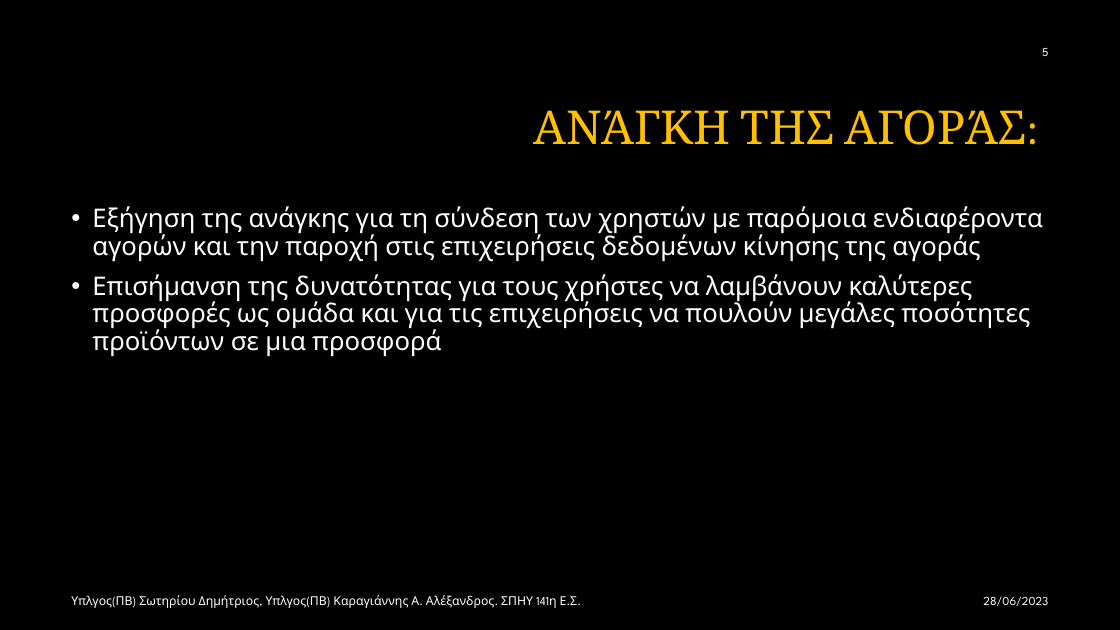
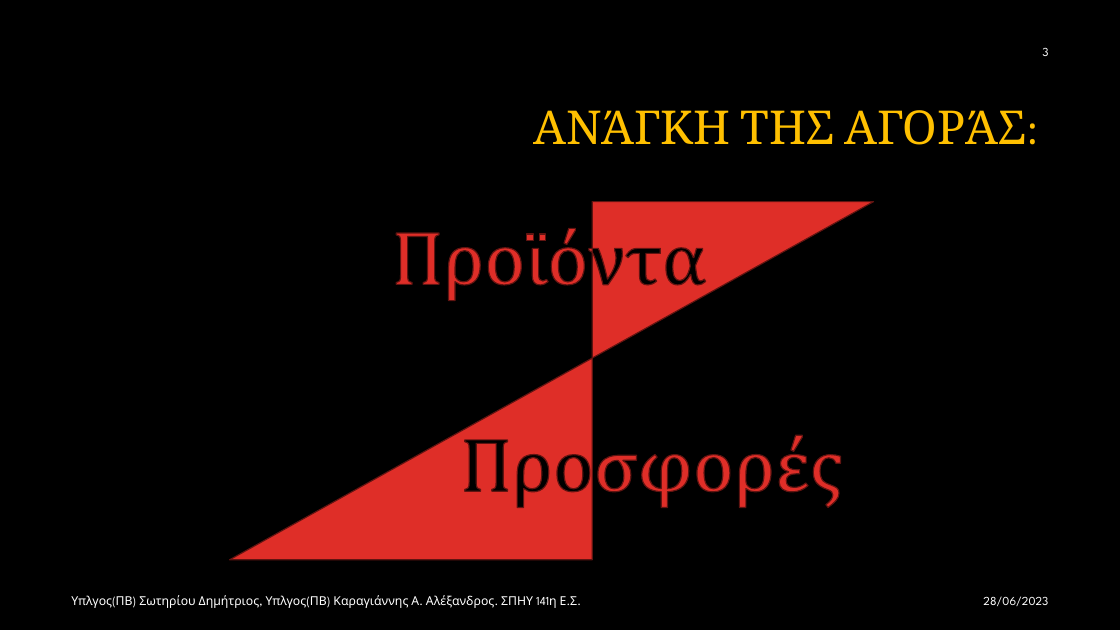
Before and after one commit to Alan-III/GroupBuy, a slide deck: slide 5 of GroupBuy.pptx. Drawn at 1120x630 pixels with LibreOffice and Linux fonts; fonts in the diff are those of the drawing; background and template pictures are left out. Boxes give left, top, right and bottom in pixels: in the first picture for what was removed or moved away, otherwise in the second. Text is boxed around its words. In the diff, an @@ line names an element or a change of style, - is before the commit and + after.

```diff
--- a/GroupBuy.pptx
+++ b/GroupBuy.pptx
@@ text at (1042,47,1048,56): text changed @@
-5
+3
@@ text removed at (92,206,1043,356) @@
-• Εξήγηση της ανάγκης για τη σύνδεση των χρηστών με παρόμοια ενδιαφέροντα αγορών και την παροχή στις επιχειρήσεις δεδομένων κίνησης της αγοράς
-• Επισήμανση της δυνατότητας για τους χρήστες να λαμβάνουν καλύτερες προσφορές ως ομάδα και για τις επιχειρήσεις να πουλούν μεγάλες ποσότητες προϊόντων σε μια προσφορά
@@ freeform shape added at (229,202,874,560), fill #DF2E28, outline #621412 1 pt @@
```
Also in this commit, not shown: 17 other slides changed, 4 slides added, 5 other files.
